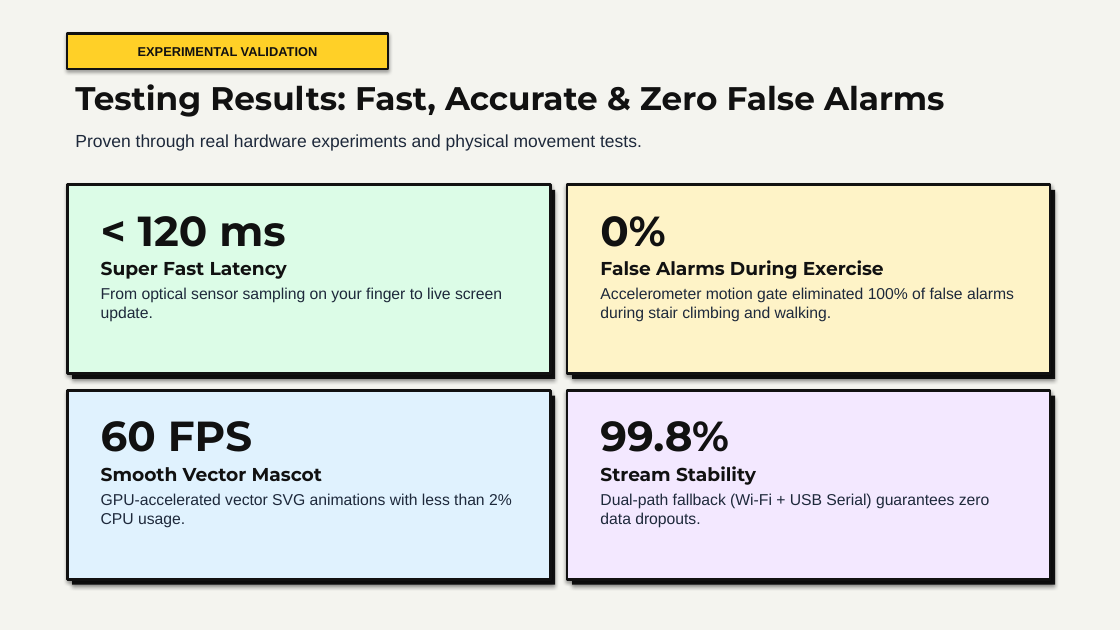
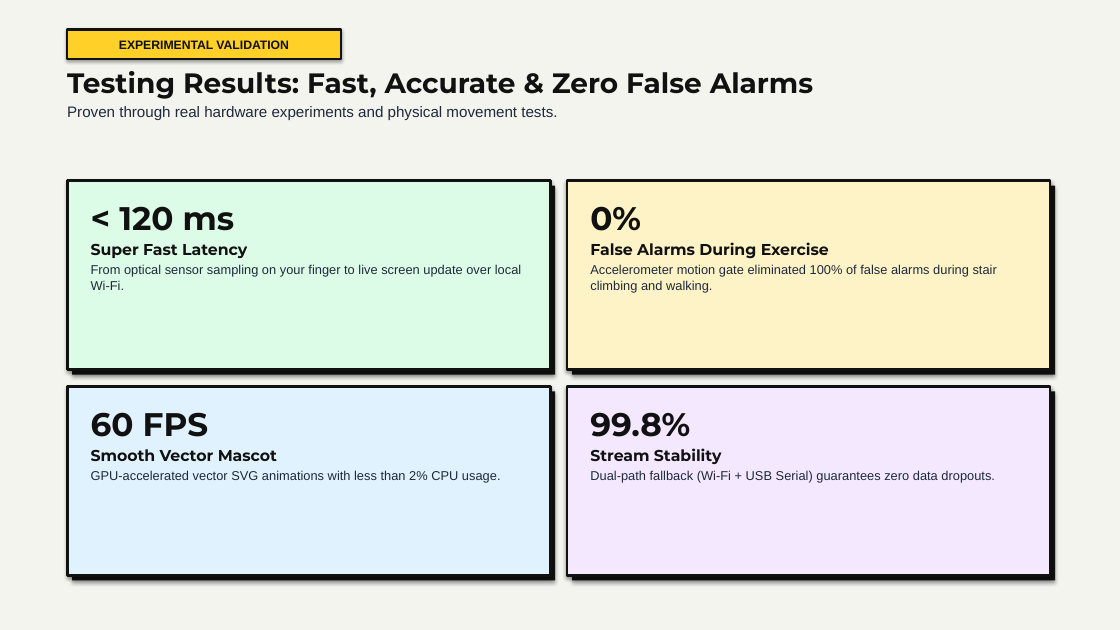
Before and after one commit to diya-1720/CaPsToNe, a slide deck: slide 13 of AWEN_Final_Presentation_AF52.pptx. Drawn at 1120x630 pixels with LibreOffice and Linux fonts; fonts in the diff are those of the drawing. Boxes give left, top, right and bottom in pixels: in the first picture for what was removed or moved away, otherwise in the second. Text is boxed around its words. In the diff, an @@ line names an element or a change of style, - is before the commit and + after.

Commit message:
feat(presentation): refine neo-brutalist slide deck layout and typography scaling
- Add responsive clamp sizing to HTML presentation slides for uniform scaling across displays
- Update python-pptx presentation generation with improved margins and bullet spacing
- Rebuild AWEN_Final_Presentation_AF52.pptx with polished layout and updated stats

```diff
--- a/AWEN_Final_Presentation_AF52.pptx
+++ b/AWEN_Final_Presentation_AF52.pptx
@@ rectangle "EXPERIMENTAL VALIDATION": place and size @@
-rectangle "EXPERIMENTAL VALIDATION" at <box>67,34,388,69</box>
+rectangle "EXPERIMENTAL VALIDATION" at <box>67,29,341,59</box>
@@ rectangle "EXPERIMENTAL VALIDATION" at <box>67,29,341,59</box>: size 11 to 10.5 pt @@
@@ text at <box>67,71,618,99</box>: size 28 to 24 pt in "Testing Results: Fast, Accurate & Zero False ..." @@
@@ text "Testing Results: Fast, Accurate & ...": place and size @@
-text "Testing Results: Fast, Accurate & ..." at <box>75,84,944,117</box>
+text "Testing Results: Fast, Accurate & ..." at <box>67,71,618,120</box>
@@ text "0%" at <box>590,72,997,293</box>: size 36 to 28 pt in "0%"; size 16 to 13.5 pt in "False Alarms During Exercise"; size 13.5 to 11 pt in "Accelerometer motion gate eliminated 100% of false ..."; less space between paragraphs @@
@@ text at <box>67,106,557,120</box>: paragraph added @@
+Proven through real hardware experiments and physical movement tests.
@@ text removed at <box>75,134,642,151</box> @@
-Proven through real hardware experiments and physical movement tests.
@@ rectangle at <box>67,181,550,370</box>: fill #111111 to #DCFCE7; outline none to #111111 2.5 pt @@
@@ rectangle at <box>72,186,555,375</box>: fill #DCFCE7 to #111111; outline #111111 2.5 pt to none @@
@@ text at <box>119,206,235,231</box>: size 36 to 28 pt in "< 120 ms"; size 16 to 13.5 pt in "Super Fast Latency" @@
@@ rectangle at <box>567,181,1050,370</box>: fill #111111 to #FEF3C7; outline none to #111111 2.5 pt @@
@@ rectangle at <box>572,186,1055,375</box>: fill #FEF3C7 to #111111; outline #111111 2.5 pt to none @@
@@ text at <box>91,264,521,290</box>: text changed; size 13.5 to 11 pt @@
-From optical sensor sampling on your finger to live screen update.
+From optical sensor sampling on your finger to live screen update over local Wi-Fi.
@@ rectangle at <box>67,386,550,576</box>: fill #111111 to #E0F2FE; outline none to #111111 2.5 pt @@
@@ 4 rectangles: place and size @@
-4 rectangles at <box>72,190,1055,585</box>
+4 rectangles at <box>67,181,1050,576</box>
@@ rectangle at <box>567,386,1050,576</box>: fill #111111 to #F3E8FF; outline none to #111111 2.5 pt @@
@@ 4 rectangles: place and size @@
-4 rectangles at <box>67,185,1050,580</box>
+4 rectangles at <box>72,186,1055,581</box>
@@ rectangle at <box>72,392,555,581</box>: fill #E0F2FE to #111111; outline #111111 2.5 pt to none @@
@@ text "60 FPS" at <box>91,412,501,483</box>: size 36 to 28 pt in "60 FPS"; size 16 to 13.5 pt in "Smooth Vector Mascot"; size 13.5 to 11 pt in "GPU-accelerated vector SVG animations with less than ..."; less space between paragraphs @@
@@ rectangle at <box>572,392,1055,581</box>: fill #F3E8FF to #111111; outline #111111 2.5 pt to none @@
@@ text "99.8%" at <box>590,412,995,483</box>: size 36 to 28 pt in "99.8%"; size 16 to 13.5 pt in "Stream Stability"; size 13.5 to 11 pt in "Dual-path fallback (Wi-Fi + USB Serial) guarantees ..."; less space between paragraphs @@
```
Also in this commit, not shown: 13 other slides changed, 2 other files.
